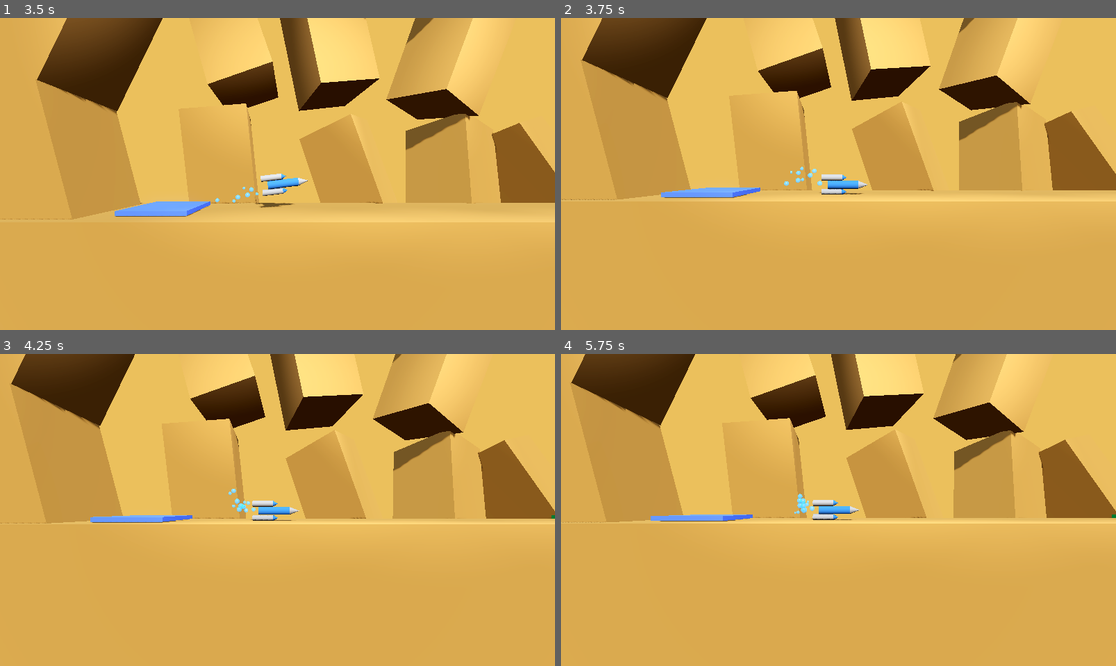
Above: before the commit, frames 1-4 (two rows, left to right).
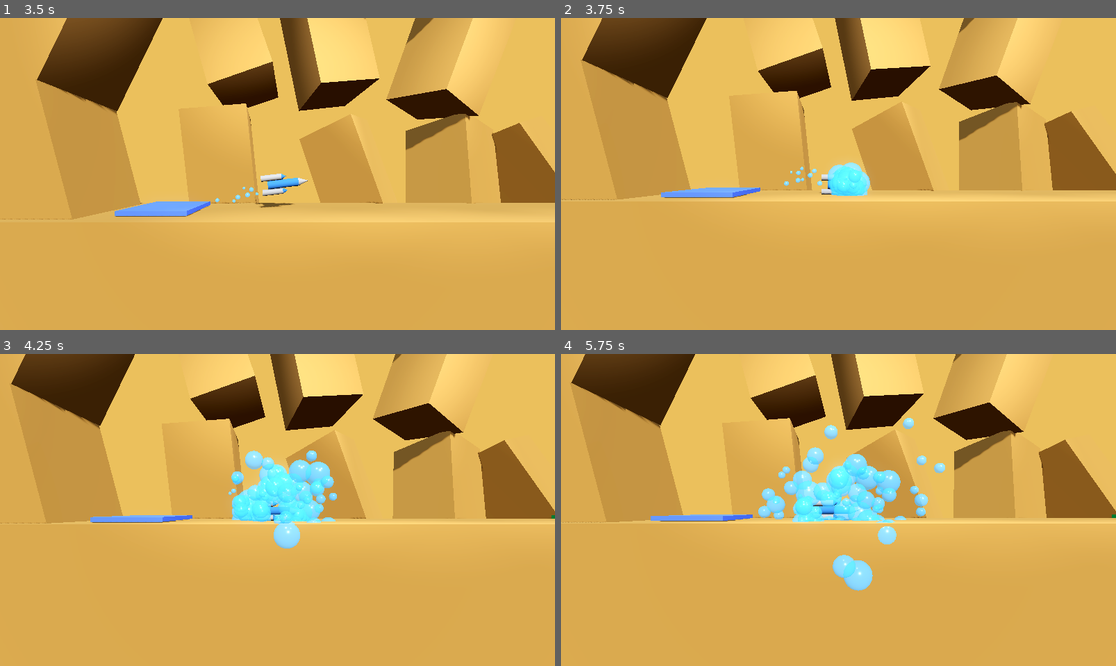
Above: after the commit, the same moments.

Repository: OutwardLightStudio/nexus
Game: Godot game, scene res://levels/level.tscn
Same seed, same stepped clock (60 frames per second), same inputs: the game is played once before the commit and once after it.
Inputs:
- Up to frame 1 (3.5 s): tap Enter at 0.5 s; hold D (rotate_right) 0.53-1.28 s; hold Space (boost) 0.53-1.28 s; hold A (rotate_left) 1.28-2.03 s; tap Space (boost) at 1.35, 2.85 s; hold Space (boost) 2.03-2.78 s; hold D (rotate_right) from 2.03 s (still down)
- Up to frame 2 (3.75 s): release D (rotate_right) at 3.53 s; hold A (rotate_left) from 3.53 s (still down); hold Space (boost) from 3.53 s (still down)
- Up to frame 3 (4.25 s): keep holding A (rotate_left); keep holding Space (boost)
- Up to frame 4 (5.75 s): keep holding A (rotate_left); release Space (boost) at 4.28 s; tap Space (boost) at 4.35 s; hold Space (boost) from 5.03 s (still down)

Frame 1 is identical in both runs. In frame 2, 0.7% of the frame differs, in the area x 48-56%, y 46-58%; in frame 3, 3.3%; in frame 4, 4.6%, in the area x 35-70%, y 20-76%.

Commit message:
Add explosion effect; refactor using signals

Diff:
--- a/player.gd
+++ b/player.gd
@@ -1,4 +1,10 @@
 extends RigidBody3D
+
+# Signals for state transitions and game events
+signal crash_started
+signal crash_completed
+signal level_completed(next_level: String)
+signal landing_state_changed(is_on_pad: bool)
 
 # Configuration constants are grouped together
 const MOVEMENT = {
@@ -36,160 +42,161 @@
 
 # State variables
 var current_stable_time: float = 0.0
-var is_on_landing_pad: bool = false
+var is_on_landing_pad: bool = false:
+	set(value):
+		if is_on_landing_pad != value:
+			is_on_landing_pad = value
+			landing_state_changed.emit(value)
 var is_transitioning: bool = false
+var has_exploded: bool = false
 
 # Node references - grouped by functionality
-#@onready var audio = {
-	#explosion = $ExplosionAudio,
-	#success = $SuccessAudio,
-	#rocket = $RocketAudio
-#}
-#
 @onready var particles = {
 	booster = $BoosterBubblesCenter,
 	right_booster = $BoosterBubblesRight,
 	left_booster = $BoosterBubblesLeft,
-	#explosion = $ExplosionParticles,
-	#success = $SuccessParticles
+	explosion = $ExplosionBubbles,
 }
 
 # Core lifecycle methods
+func _ready() -> void:
+	# Connect internal signal handlers
+	crash_started.connect(_on_crash_started)
+	crash_completed.connect(_on_crash_completed)
+	level_completed.connect(_on_level_completed)
+	landing_state_changed.connect(_on_landing_state_changed)
+
 func _physics_process(delta: float) -> void:
 	if is_transitioning:
 		return
 
-	MovementSystem.process_movement(self, delta)
-	StabilitySystem.process_stability(self, delta)
-	LandingSystem.process_landing(self, delta)
+	process_movement(delta)
+	process_stability(delta)
+	process_landing(delta)
 
 # Signal handlers
 func _on_body_entered(body: Node) -> void:
-	if not is_transitioning and "Hazard" in body.get_groups():
-		TransitionSystem.start_crash_sequence(self)
-
-# Systems are organized into separate classes for clarity
-class MovementSystem:
-	static func process_movement(rocket: RigidBody3D, delta: float) -> void:
-		handle_thrust(rocket, delta)
-		handle_rotation(rocket, delta)
-
-	static func handle_thrust(rocket: RigidBody3D, delta: float) -> void:
-		var is_thrusting = Input.is_action_pressed("boost")
-		if is_thrusting:
-			rocket.apply_central_force(rocket.basis.y * rocket.thrust * delta)
-		EffectsSystem.update_thrust_effects(rocket, is_thrusting)
-
-	static func handle_rotation(rocket: RigidBody3D, delta: float) -> void:
-		var rotation_direction = Input.get_axis("rotate_right", "rotate_left")
-		if rotation_direction != 0:
-			var torque_amount = rocket.torque * delta * rotation_direction
-			rocket.apply_torque(Vector3(0, 0, torque_amount))
-		EffectsSystem.update_rotation_effects(rocket, -rotation_direction)
-
-class StabilitySystem:
-	static func process_stability(rocket: RigidBody3D, delta: float) -> void:
-		if rocket.is_on_landing_pad:
-			apply_tipping_forces(rocket, delta)
-
-	static func apply_tipping_forces(rocket: RigidBody3D, delta: float) -> void:
-		var tilt_angle = get_tilt_angle(rocket)
-		if tilt_angle > rocket.max_landing_angle and tilt_angle < rocket.critical_tipping_angle:
-			var tipping_torque = calculate_tipping_torque(rocket, tilt_angle, delta)
-			rocket.apply_torque(Vector3(0, 0, tipping_torque))
-
-	static func calculate_tipping_torque(rocket: RigidBody3D, tilt_angle: float, delta: float) -> float:
-		var right_vector := rocket.global_transform.basis.x
-		var tilt_direction := rocket.global_transform.basis.y.cross(Vector3.UP)
-
-		var tilt_factor = (tilt_angle - rocket.max_landing_angle) / \
-						 (rocket.critical_tipping_angle - rocket.max_landing_angle)
-
-		var base_factor = 1.0 - (rocket.base_stability / (tilt_angle + rocket.base_stability))
-		return tilt_direction.dot(right_vector) * rocket.tipping_torque_multiplier * tilt_factor * base_factor * delta
-
-	static func get_tilt_angle(rocket: RigidBody3D) -> float:
-		var up_direction := rocket.global_transform.basis.y
-		return rad_to_deg(acos(up_direction.dot(Vector3.UP)))
-
-	static func is_upright(rocket: RigidBody3D) -> bool:
-		return get_tilt_angle(rocket) <= rocket.max_landing_angle
-
-	static func is_critically_tipped(rocket: RigidBody3D) -> bool:
-		return get_tilt_angle(rocket) >= rocket.critical_tipping_angle
-
-	static func is_landing_stable(rocket: RigidBody3D) -> bool:
-		return is_upright(rocket) and rocket.linear_velocity.length() <= rocket.max_landing_velocity
-
-class LandingSystem:
-	static func process_landing(rocket: RigidBody3D, delta: float) -> void:
-		var landing_pad = get_landing_pad(rocket)
-		rocket.is_on_landing_pad = landing_pad != null
-
-		if not rocket.is_on_landing_pad:
-			rocket.current_stable_time = 0.0
-			return
-
-		if StabilitySystem.is_critically_tipped(rocket):
-			TransitionSystem.start_crash_sequence(rocket)
-		elif StabilitySystem.is_landing_stable(rocket):
-			rocket.current_stable_time += delta
-			if rocket.current_stable_time >= rocket.required_stable_time:
-				handle_successful_landing(rocket, landing_pad)
-
-	static func get_landing_pad(rocket: RigidBody3D) -> Node:
-		for body in rocket.get_colliding_bodies():
-			if "Goal" in body.get_groups():
-				return body
-		return null
-
-	static func handle_successful_landing(rocket: RigidBody3D, landing_pad: Node) -> void:
-		if landing_pad.has_method("get_next_level_path"):
-			TransitionSystem.complete_level(rocket, landing_pad.get_next_level_path())
-
-class TransitionSystem:
-	static func start_crash_sequence(rocket: RigidBody3D) -> void:
-		rocket.is_transitioning = true
-		rocket.set_process(false)
-
-		EffectsSystem.play_crash_effects(rocket)
-
-		var tween = rocket.create_tween()
-		tween.tween_interval(2.5)
-		tween.tween_callback(rocket.get_tree().reload_current_scene)
-
-	static func complete_level(rocket: RigidBody3D, next_level_file: String) -> void:
-		rocket.is_transitioning = true
-		rocket.set_process(false)
-
-		EffectsSystem.play_success_effects(rocket)
-
-		var tween = rocket.create_tween()
-		tween.tween_interval(1)
-		tween.tween_callback(
-			rocket.get_tree().change_scene_to_file.bind(next_level_file)
-		)
-
-class EffectsSystem:
-	static func update_thrust_effects(rocket: RigidBody3D, is_thrusting: bool) -> void:
-		#if is_thrusting:
-			#if not rocket.audio.rocket.playing:
-				#rocket.audio.rocket.play()
-		#else:
-			#rocket.audio.rocket.stop()
-		#
-		rocket.particles.booster.emitting = is_thrusting
-
-	static func update_rotation_effects(rocket: RigidBody3D, rotation_direction: float) -> void:
-		rocket.particles.left_booster.emitting = rotation_direction < 0
-		rocket.particles.right_booster.emitting = rotation_direction > 0
-
-	static func play_crash_effects(rocket: RigidBody3D) -> void:
-		#rocket.particles.explosion.emitting = true
-		#rocket.audio.explosion.play()
-		pass
-
-	static func play_success_effects(rocket: RigidBody3D) -> void:
-		#rocket.particles.success.emitting = true
-		#rocket.audio.success.play()
-		pass
+	if not has_exploded and not is_transitioning and "Hazard" in body.get_groups():
+		start_crash_sequence()
+
+func _on_crash_started() -> void:
+	has_exploded = true
+	is_transitioning = true
+	set_process(false)
+	particles.explosion.emitting = true
+
+func _on_crash_completed() -> void:
+	get_tree().reload_current_scene()
+
+func _on_level_completed(next_level: String) -> void:
+	is_transitioning = true
+	set_process(false)
+	# Uncomment when success particles are created
+	#particles.success.emitting = true
+
+	var tween = create_tween()
+	tween.tween_interval(1)
+	tween.tween_callback(func(): get_tree().change_scene_to_file(next_level))
+
+func _on_landing_state_changed(on_pad: bool) -> void:
+	if not on_pad:
+		current_stable_time = 0.0
+
+# State change methods
+func start_crash_sequence() -> void:
+	if has_exploded:
+		return
+
+	crash_started.emit()
+	var tween = create_tween()
+	tween.tween_interval(2.5)
+	tween.tween_callback(func(): crash_completed.emit())
+
+# Movement handling
+func process_movement(delta: float) -> void:
+	handle_thrust(delta)
+	handle_rotation(delta)
+
+func handle_thrust(delta: float) -> void:
+	var is_thrusting = Input.is_action_pressed("boost")
+	if is_thrusting:
+		apply_central_force(basis.y * thrust * delta)
+	update_thrust_effects(is_thrusting)
+
+func handle_rotation(delta: float) -> void:
+	var rotation_direction = Input.get_axis("rotate_right", "rotate_left")
+	if rotation_direction != 0:
+		var torque_amount = torque * delta * rotation_direction
+		apply_torque(Vector3(0, 0, torque_amount))
+	update_rotation_effects(-rotation_direction)
+
+# Stability handling
+func process_stability(delta: float) -> void:
+	if is_on_landing_pad:
+		apply_tipping_forces(delta)
+
+func apply_tipping_forces(delta: float) -> void:
+	var tilt_angle = get_tilt_angle()
+	if tilt_angle > max_landing_angle and tilt_angle < critical_tipping_angle:
+		var tipping_torque = calculate_tipping_torque(tilt_angle, delta)
+		apply_torque(Vector3(0, 0, tipping_torque))
+
+func calculate_tipping_torque(tilt_angle: float, delta: float) -> float:
+	var right_vector := global_transform.basis.x
+	var tilt_direction := global_transform.basis.y.cross(Vector3.UP)
+
+	var tilt_factor = (tilt_angle - max_landing_angle) / \
+					 (critical_tipping_angle - max_landing_angle)
+
+	var base_factor = 1.0 - (base_stability / (tilt_angle + base_stability))
+	return tilt_direction.dot(right_vector) * tipping_torque_multiplier * tilt_factor * base_factor * delta
+
+func get_tilt_angle() -> float:
+	var up_direction := global_transform.basis.y
+	return rad_to_deg(acos(up_direction.dot(Vector3.UP)))
+
+func is_upright() -> bool:
+	return get_tilt_angle() <= max_landing_angle
+
+func is_critically_tipped() -> bool:
+	return get_tilt_angle() >= critical_tipping_angle
+
+func is_landing_stable() -> bool:
+	return is_upright() and linear_velocity.length() <= max_landing_velocity
+
+# Landing handling
+func process_landing(delta: float) -> void:
+	update_landing_pad_state()
+
+	if not is_on_landing_pad:
+		return
+
+	if not has_exploded and is_critically_tipped():
+		start_crash_sequence()
+	elif is_landing_stable():
+		current_stable_time += delta
+		if current_stable_time >= required_stable_time:
+			handle_successful_landing()
+
+func update_landing_pad_state() -> void:
+	var landing_pad = get_landing_pad()
+	self.is_on_landing_pad = landing_pad != null  # Uses setter
+
+func get_landing_pad() -> Node:
+	for body in get_colliding_bodies():
+		if "Goal" in body.get_groups():
+			return body
+	return null
+
+func handle_successful_landing() -> void:
+	var landing_pad = get_landing_pad()
+	if landing_pad and landing_pad.has_method("get_next_level_path"):
+		level_completed.emit(landing_pad.get_next_level_path())
+
+# Visual effects
+func update_thrust_effects(is_thrusting: bool) -> void:
+	particles.booster.emitting = is_thrusting
+
+func update_rotation_effects(rotation_direction: float) -> void:
+	particles.left_booster.emitting = rotation_direction < 0
+	particles.right_booster.emitting = rotation_direction > 0
--- a/player.tscn
+++ b/player.tscn
@@ -51,6 +51,29 @@
 turbulence_noise_scale = 2.0
 
 [sub_resource type="SphereMesh" id="SphereMesh_kkyn6"]
+material = ExtResource("4_g7o3v")
+
+[sub_resource type="ParticleProcessMaterial" id="ParticleProcessMaterial_2kl54"]
+emission_shape = 1
+emission_sphere_radius = 0.5
+angle_min = 1.07288e-05
+angle_max = 353.1
+spread = 180.0
+initial_velocity_min = 5.0
+initial_velocity_max = 8.0
+angular_velocity_min = -90.0
+angular_velocity_max = 90.0
+gravity = Vector3(0, -0.5, 0)
+scale_min = 0.3
+scale_max = 1.2
+turbulence_enabled = true
+turbulence_noise_strength = 0.5
+turbulence_noise_scale = 2.0
+collision_mode = 1
+collision_friction = 0.3
+collision_bounce = 0.5
+
+[sub_resource type="SphereMesh" id="SphereMesh_ng0vx"]
 material = ExtResource("4_g7o3v")
 
 [node name="Player" type="RigidBody3D"]
@@ -126,4 +149,13 @@
 process_material = SubResource("ParticleProcessMaterial_is62b")
 draw_pass_1 = SubResource("SphereMesh_kkyn6")
 
+[node name="ExplosionBubbles" type="GPUParticles3D" parent="."]
+emitting = false
+amount = 100
+lifetime = 5.0
+one_shot = true
+explosiveness = 1.0
+process_material = SubResource("ParticleProcessMaterial_2kl54")
+draw_pass_1 = SubResource("SphereMesh_ng0vx")
+
 [connection signal="body_entered" from="." to="." method="_on_body_entered"]
Not shown: 1 places in player.tscn that only renumber resources
